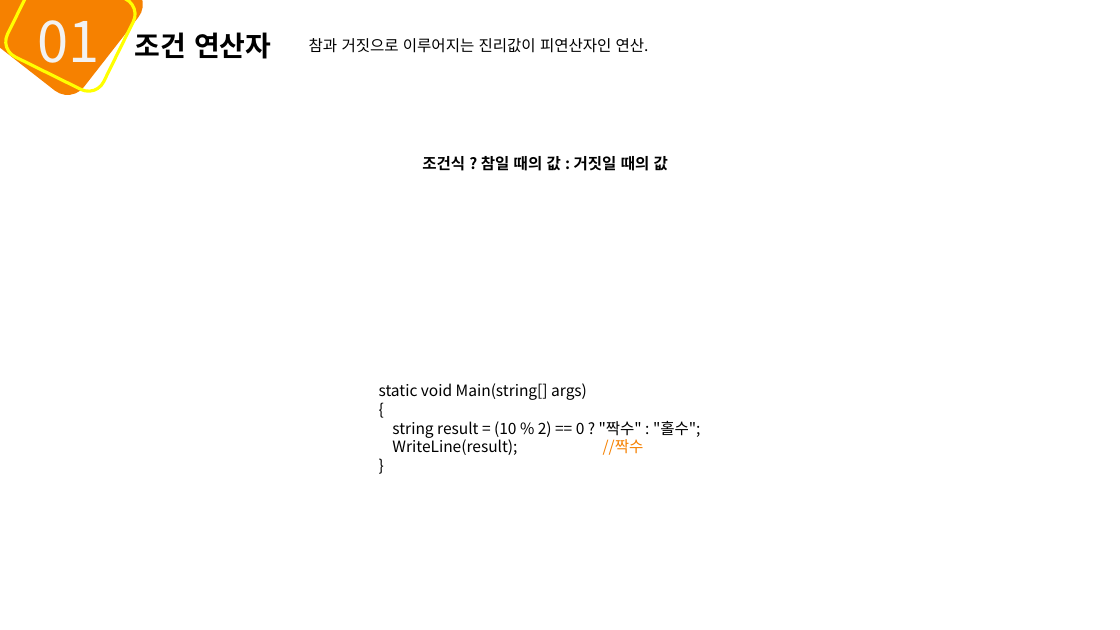
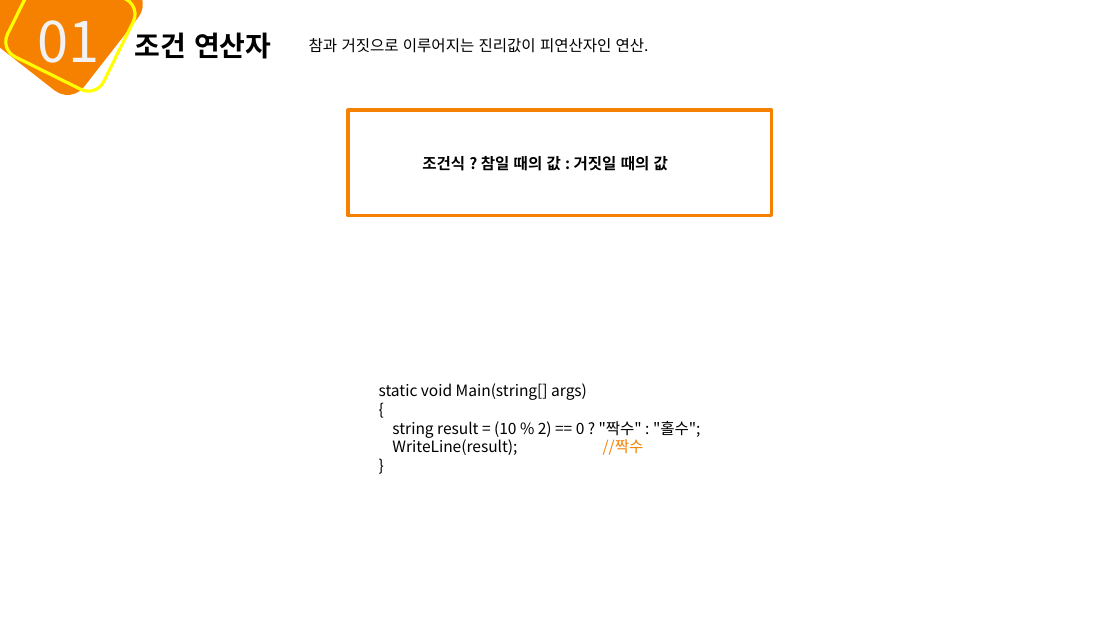
Before and after one commit to mins1119/C-, a slide deck: slide 8 of 2주차.pptx. Drawn at 1120x630 pixels with LibreOffice and Linux fonts; fonts in the diff are those of the drawing. Boxes give left, top, right and bottom in pixels: in the first picture for what was removed or moved away, otherwise in the second. Text is boxed around its words. In the diff, an @@ line names an element or a change of style, - is before the commit and + after.

```diff
--- a/2주차.pptx
+++ b/2주차.pptx
@@ rectangle added at box(348, 110, 772, 215), outline #F68100 2 pt @@
```
Also in this commit, not shown: 6 other slides changed.
